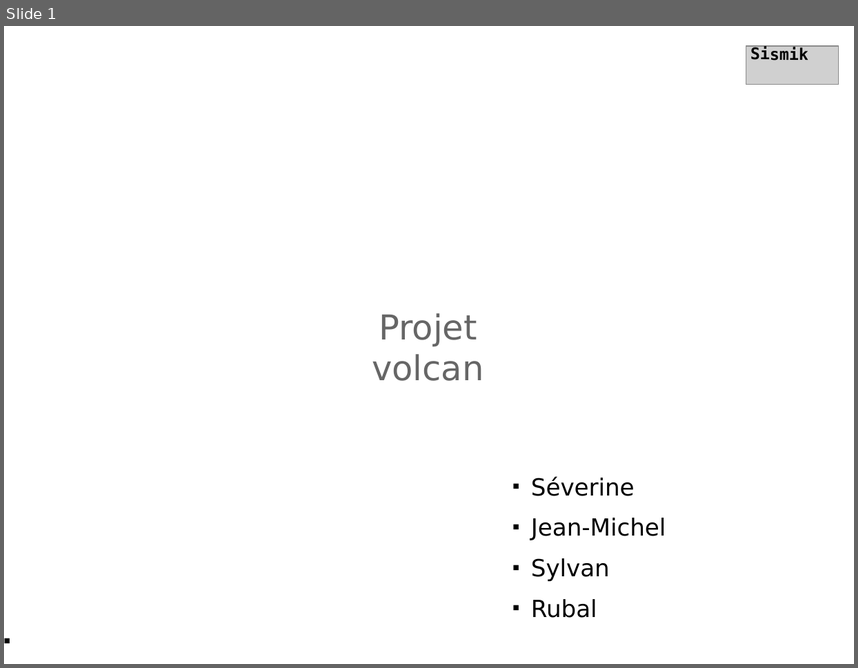
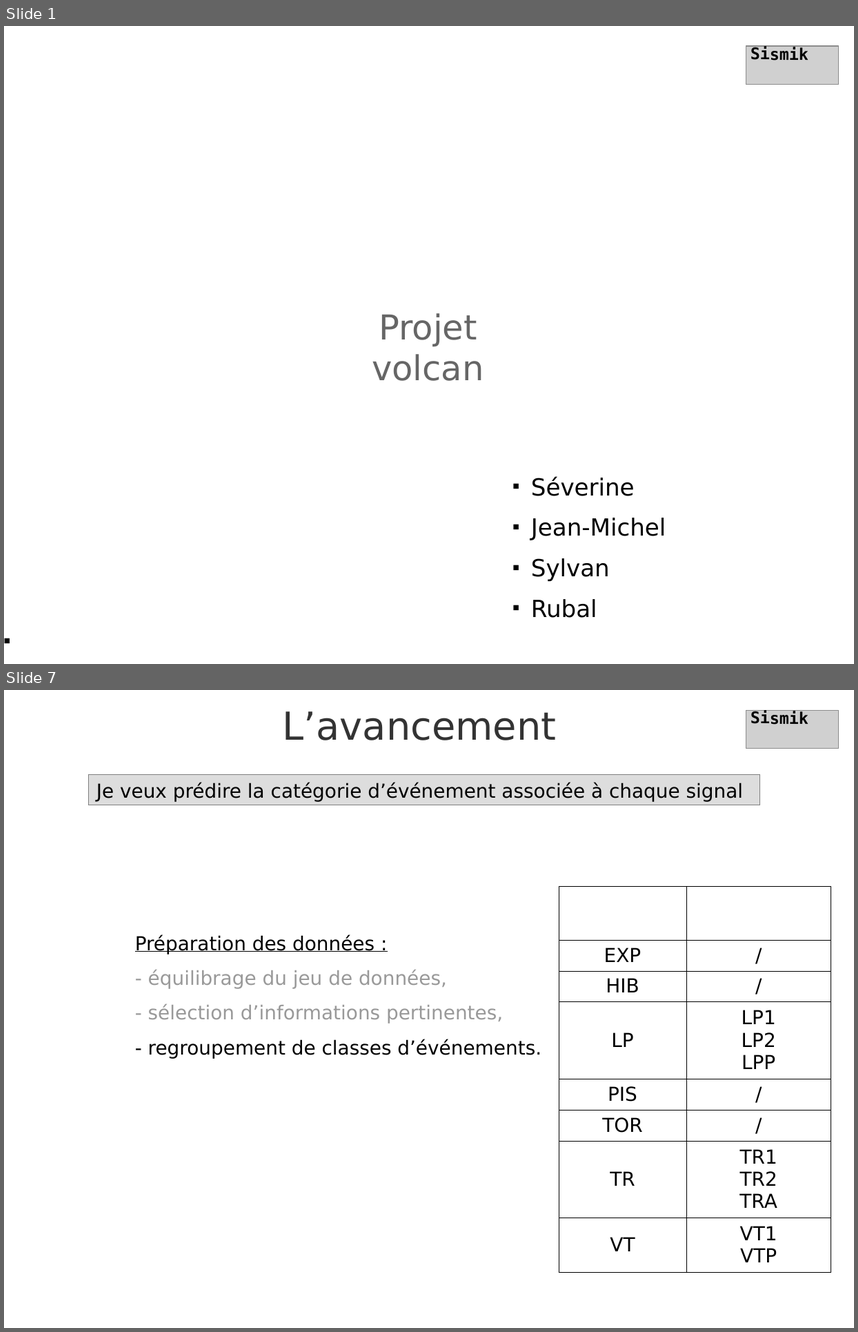
Before and after one commit to rubalravinder/cas_etude_volcano, a slide deck: prez_finale_sismik.odp. Shown one above the other, each under a label of ours: slide 1 before the commit, slides 1 and 7 after it; the slides between them are not shown. The pictures are 858x668 and 858x1332 pixels, drawn with LibreOffice and Linux fonts; fonts in the diff are those of the drawing; grey boxes stand for pictures; background and template pictures are left out. Boxes give left, top, right and bottom in pixels: in the first picture for what was removed or moved away, otherwise in the second. Text is boxed around its words. In the diff, an @@ line names an element or a change of style, - is before the commit and + after.

```diff
--- a/prez_finale_sismik.odp
+++ b/prez_finale_sismik.odp
@@ slide 7 added at [4, 690, 854, 1328], background picture (left out) @@
@@ picture added at [746, 710, 839, 749] @@
@@ text added at [751, 710, 809, 724], 15 pt, text #000000, bold @@
+Sismik
@@ title added at [283, 711, 557, 740], 36 pt, text #333333 @@
+L’avancement
@@ rectangle added at [89, 775, 760, 805], fill #DDDDDD, outline #808080 0 pt, 18 pt, text #000000 @@
+Je veux prédire la catégorie d’événement associée à chaque signal
@@ table added at [559, 886, 831, 1265], 8 rows, 2 columns @@
+Classes | Sous-classes
+EXP | /
+HIB | /
+LP | LP1 / LP2 / LPP
+PIS | /
+TOR | /
+TR | TR1 / TR2 / TRA
+VT | VT1 / VTP
@@ text added at [135, 934, 542, 1058], 18 pt, text #999999 @@
+Préparation des données :
+- équilibrage du jeu de données,
+- sélection d’informations pertinentes,
+- regroupement de classes d’événements.
```
Also in this commit, not shown: 3 slides changed, 17 other slides added, 10 slides removed, 4 other files.
